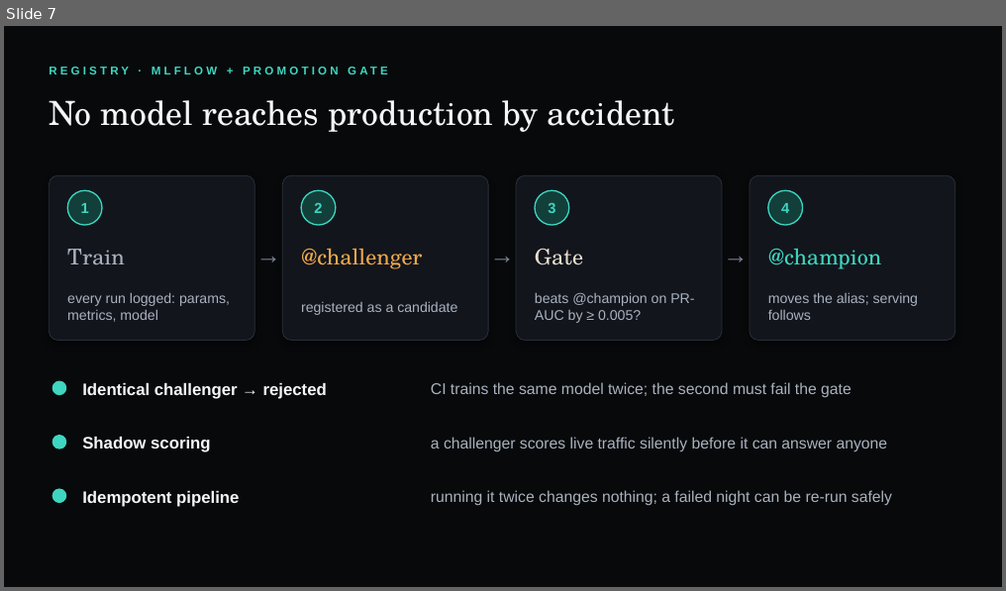
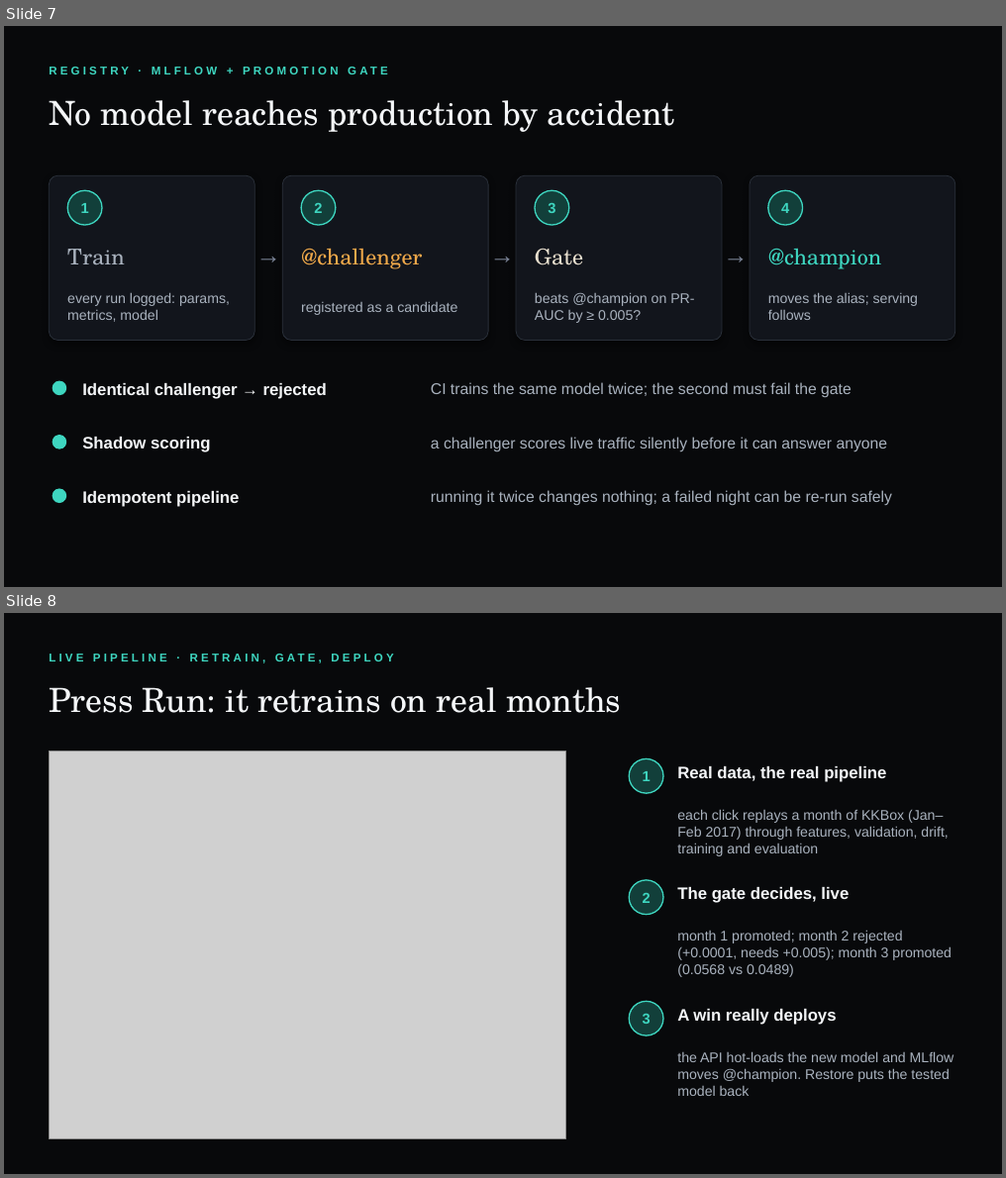
Before and after one commit to markandeyavarma3-lab/subscriber-dropout-detection, a slide deck: docs/viva/slides.pptx. Shown one above the other, each under a label of ours: slide 7 before the commit, slides 7 and 8 after it. The pictures are 1006x591 and 1006x1178 pixels, drawn with LibreOffice and Linux fonts; fonts in the diff are those of the drawing; grey boxes stand for pictures. Boxes give left, top, right and bottom in pixels: in the first picture for what was removed or moved away, otherwise in the second. Text is boxed around its words. In the diff, an @@ line names an element or a change of style, - is before the commit and + after.

```diff
--- a/docs/viva/slides.pptx
+++ b/docs/viva/slides.pptx
@@ slide 8 added at <box>4,613,1002,1174</box>, background #08090B @@
@@ text added at <box>49,647,723,669</box>, 11 pt, text #3ED6C0, bold @@
+LIVE PIPELINE · RETRAIN, GATE, DEPLOY
@@ text added at <box>49,687,621,713</box>, 32 pt, text #F4F6F8 @@
+Press Run: it retrains on real months
@@ picture added at <box>49,752,565,1139</box> @@
@@ ellipse added at <box>629,759,663,793</box>, fill #123F3A, outline #3ED6C0 1.25 pt @@
@@ text added at <box>643,771,650,781</box>, 14 pt, text #3ED6C0, bold @@
+1
@@ text added at <box>677,766,886,782</box>, 16 pt, text #F4F6F8, bold @@
+Real data, the real pipeline
@@ text added at <box>677,809,947,857</box>, 13.5 pt, text #A9B2BE @@
+each click replays a month of KKBox (Jan–Feb 2017) through features, validation, drift, training and evaluation
@@ ellipse added at <box>629,880,663,915</box>, fill #123F3A, outline #3ED6C0 1.25 pt @@
@@ text added at <box>643,893,650,903</box>, 14 pt, text #3ED6C0, bold @@
+2
@@ text added at <box>677,887,848,903</box>, 16 pt, text #F4F6F8, bold @@
+The gate decides, live
@@ text added at <box>677,930,951,977</box>, 13.5 pt, text #A9B2BE @@
+month 1 promoted; month 2 rejected (+0.0001, needs +0.005); month 3 promoted (0.0568 vs 0.0489)
@@ ellipse added at <box>629,1001,663,1036</box>, fill #123F3A, outline #3ED6C0 1.25 pt @@
@@ text added at <box>643,1014,650,1024</box>, 14 pt, text #3ED6C0, bold @@
+3
@@ text added at <box>677,1009,836,1025</box>, 16 pt, text #F4F6F8, bold @@
+A win really deploys
@@ text added at <box>677,1052,954,1096</box>, 13.5 pt, text #A9B2BE @@
+the API hot-loads the new model and MLflow moves @champion. Restore puts the tested model back
```
Also in this commit, not shown: 5 other files.
